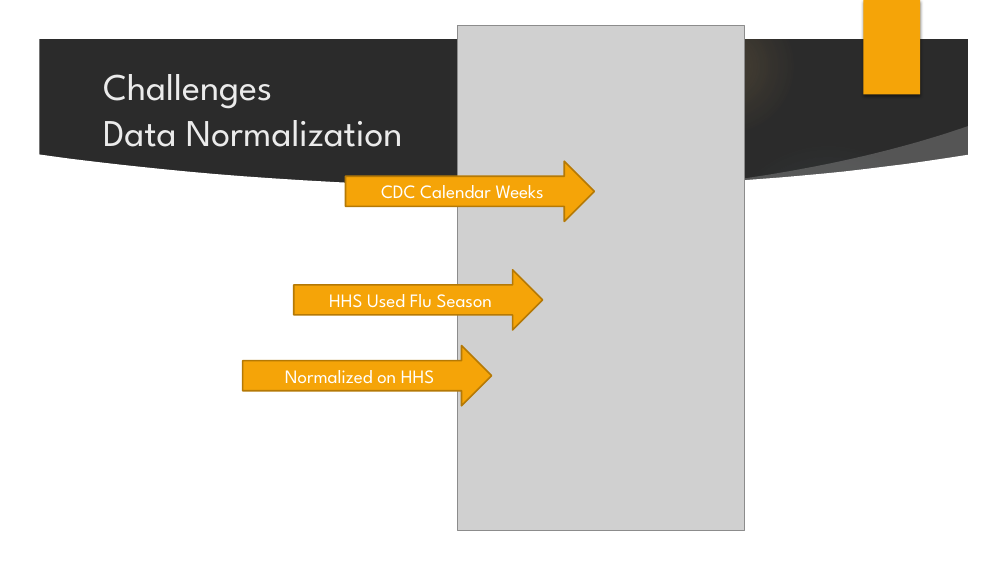
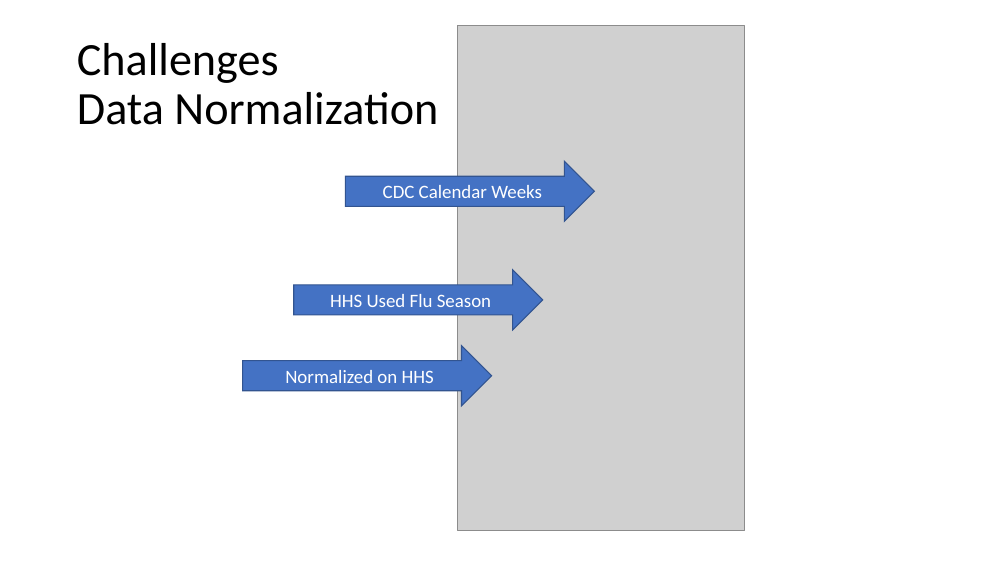
Before and after one commit to zhan656/bootcamp_project1, a slide deck: slide 4 of Vaccinations vs Influenza.pptx. Drawn at 1008x567 pixels with LibreOffice and Linux fonts; fonts in the diff are those of the drawing; grey boxes stand for pictures; background and template pictures are left out; a plain dark background stands for a picture behind light text. Boxes give left, top, right and bottom in pixels: in the first picture for what was removed or moved away, otherwise in the second. Text is boxed around its words. In the diff, an @@ line names an element or a change of style, - is before the commit and + after.

```diff
--- a/Vaccinations vs Influenza.pptx
+++ b/Vaccinations vs Influenza.pptx
@@ background picture (left out) to #FFFFFF @@
@@ group removed at (0,0,1008,567): 3 ellipses, 3 freeform shapes @@
@@ rectangle removed at (864,0,920,95) @@
@@ title "Challenges Data Normalization": place and size @@
-title "Challenges Data Normalization" at (103,74,403,147)
+title "Challenges Data Normalization" at (77,43,438,125)
@@ title "Challenges Data Normalization" at (77,43,438,125): size 36 to 44 pt, font League Spartan to Calibri, text colour #EBEBEB to #000000; line spacing 1 to 0.9 @@
@@ font League Spartan to Calibri; fill #F5A408 to #4472C4; outline #B57906 1.5 pt to #325491 1 pt in 3 elements at (346,161,594,222), (294,270,543,330), (243,346,492,406) @@
```
Also in this commit, not shown: 11 other slides changed, 3 other files.
